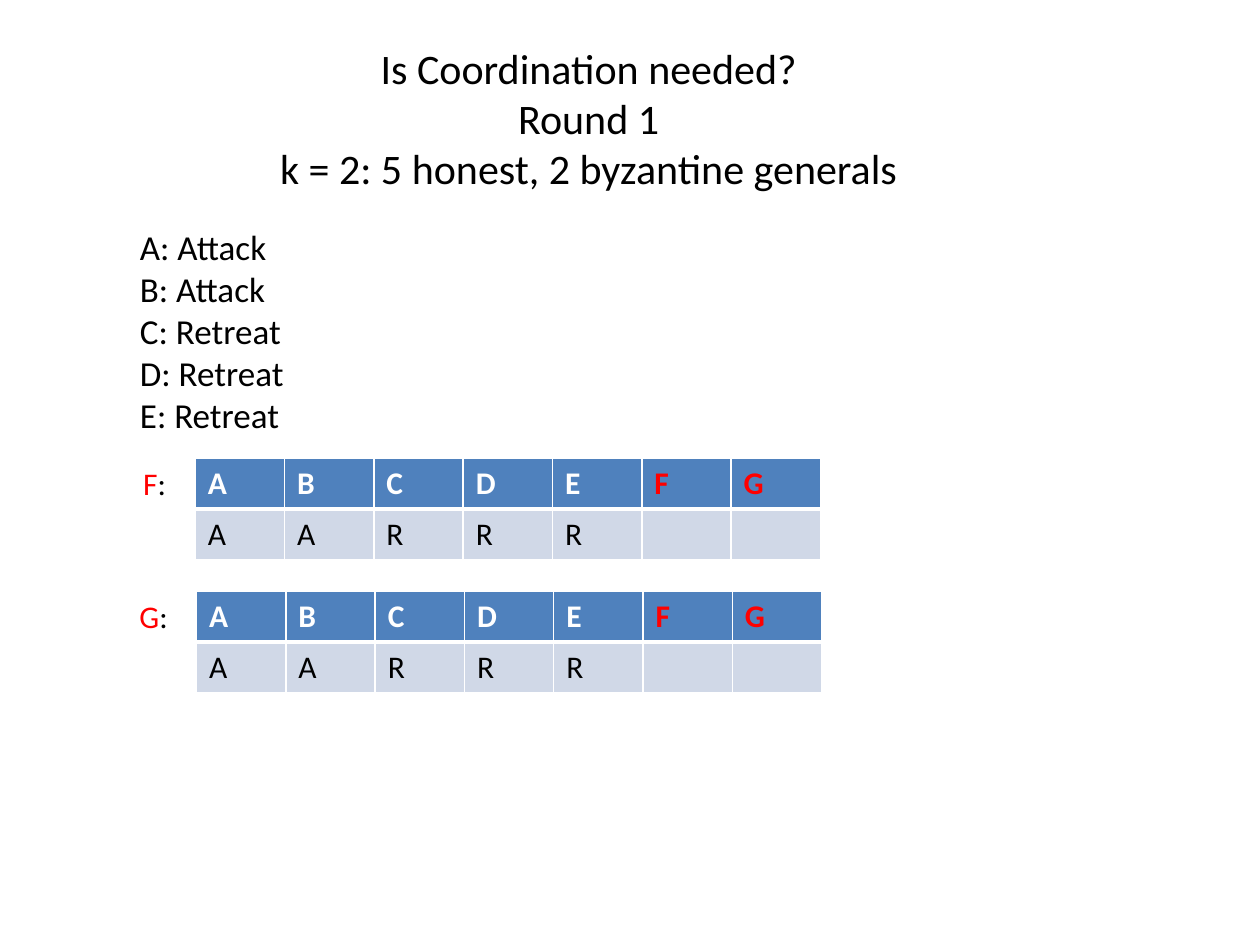
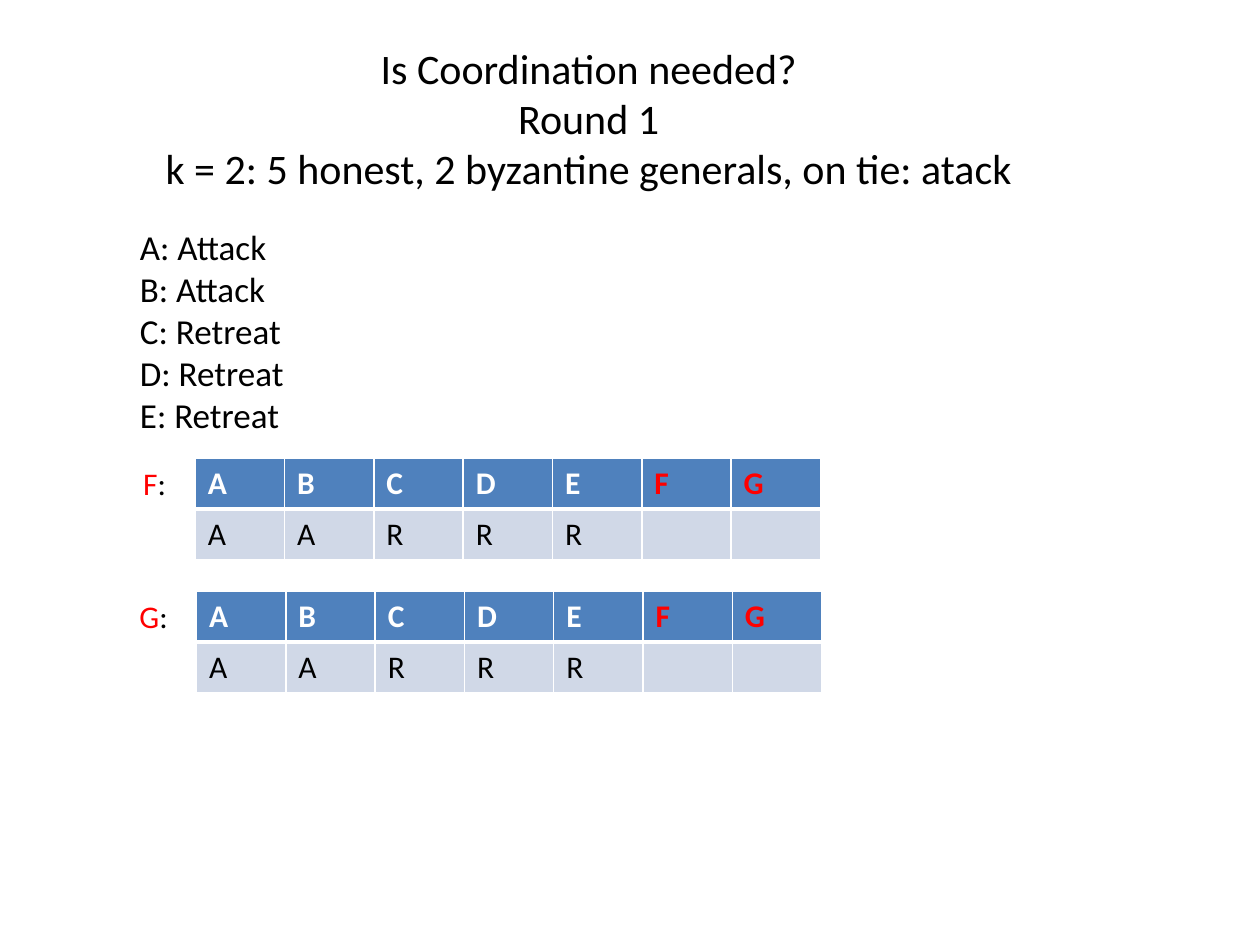
Before and after one commit to tjeromin/Distributed-Systems, a slide deck: slide 1 of Lab4/task3.pptx. Drawn at 1260x945 pixels with LibreOffice and Linux fonts; fonts in the diff are those of the drawing. Boxes give left, top, right and bottom in pixels: in the first picture for what was removed or moved away, otherwise in the second. Text is boxed around its words. In the diff, an @@ line names an element or a change of style, - is before the commit and + after.

```diff
--- a/Lab4/task3.pptx
+++ b/Lab4/task3.pptx
@@ text at (166,154,1011,192): text changed @@
-k = 2: 5 honest, 2 byzantine generals
+k = 2: 5 honest, 2 byzantine generals, on tie: atack
```
Also in this commit, not shown: 1 other slide changed, 1 other file.
